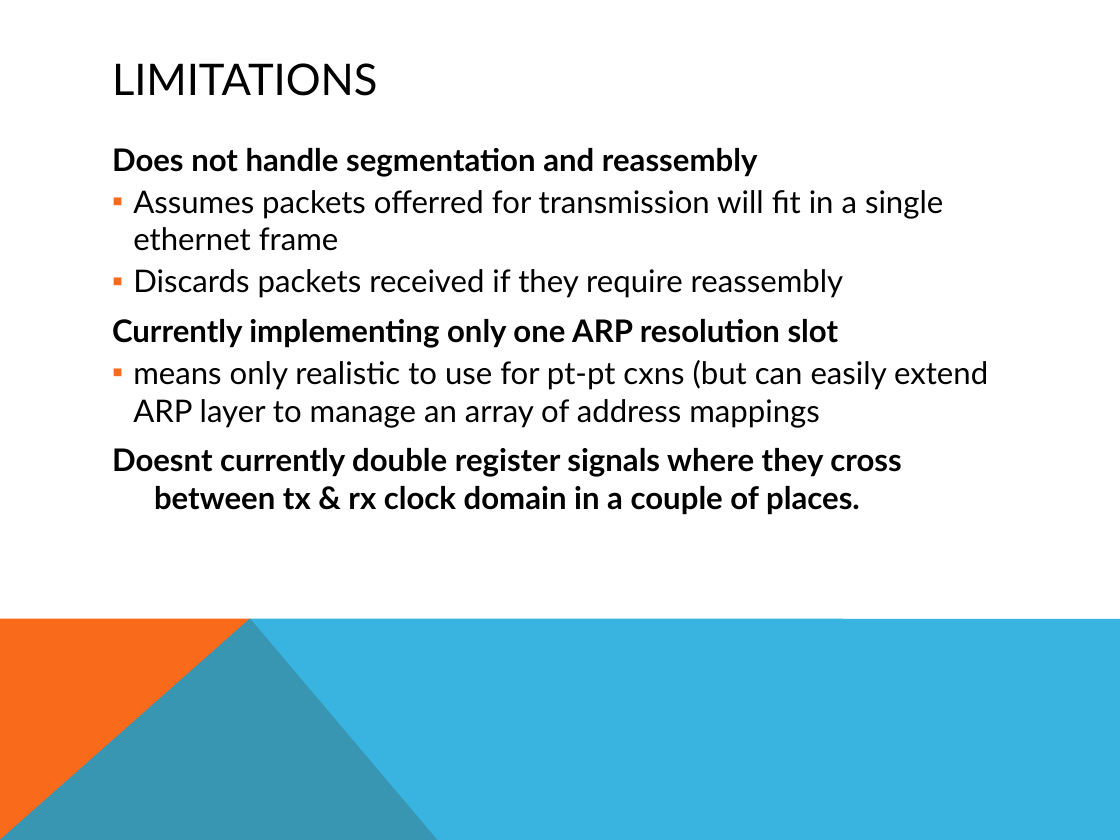
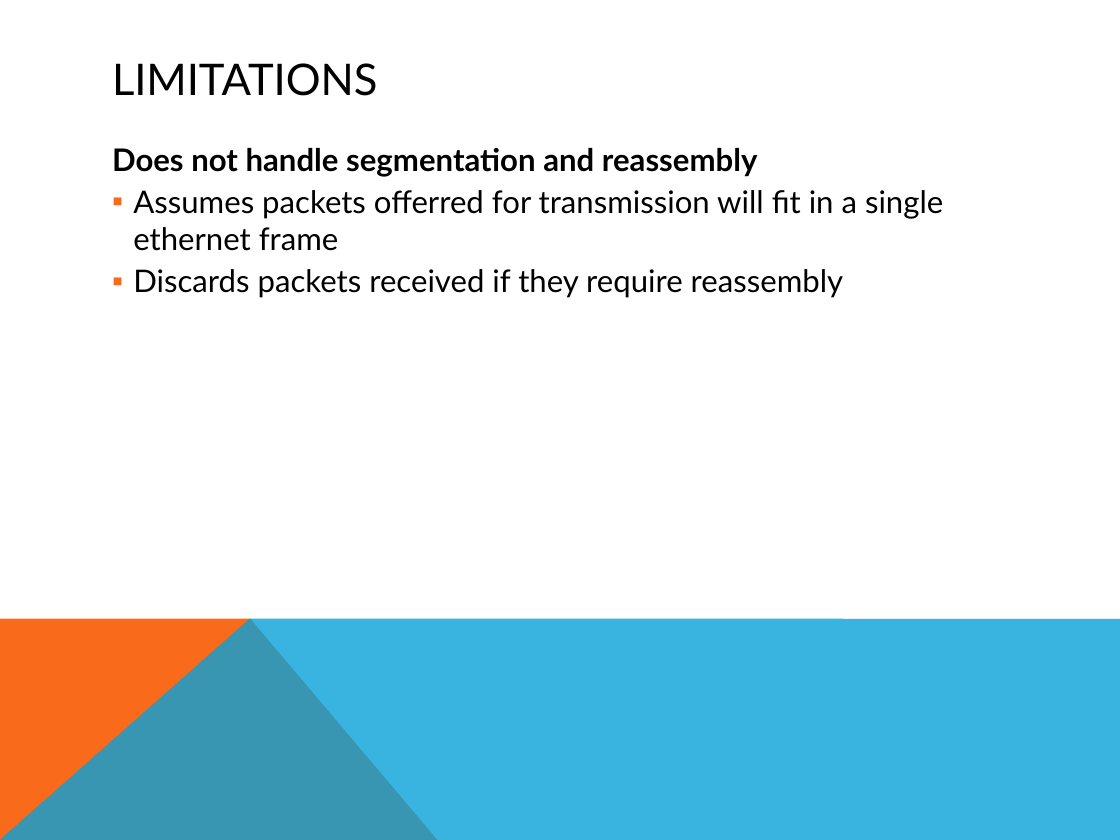
Before and after one commit to rsarwar87/udp_ip_core, a slide deck: slide 4 of doc/src/UDP_IP_Stack.pptx. Drawn at 1120x840 pixels with LibreOffice and Linux fonts; fonts in the diff are those of the drawing. Boxes give left, top, right and bottom in pixels: in the first picture for what was removed or moved away, otherwise in the second. Text is boxed around its words. In the diff, an @@ line names an element or a change of style, - is before the commit and + after.

```diff
--- a/doc/src/UDP_IP_Stack.pptx
+++ b/doc/src/UDP_IP_Stack.pptx
@@ text at (x1=112, y1=319, x2=988, y2=514): paragraphs removed @@
-Currently implementing only one ARP resolution slot
-  ▪ means only realistic to use for pt-pt cxns (but can easily extend ARP layer to manage an array of address mappings
-Doesnt currently double register signals where they cross between tx & rx clock domain in a couple of places.
```
Also in this commit, not shown: 6 other slides changed, 3 slides added, 21 other files.
